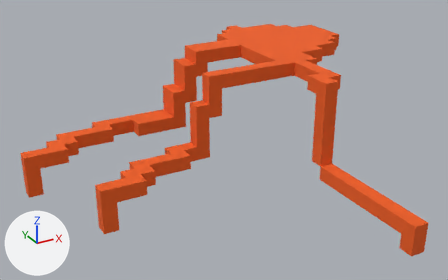
A saved change to the OBJ model models/lava/lava.obj.
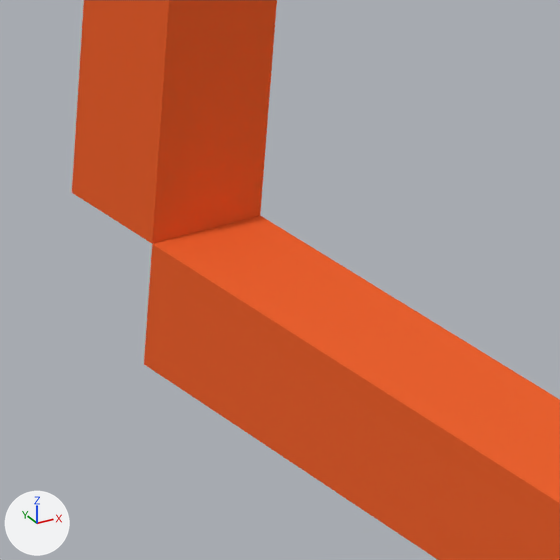
Each version appears first whole from a 50 mm lens placed at (-33.8, -65.2, 45.8), pointed at (4.4, 4.4, 11.0), and next in a close-up on the part from 68% to 81% of the width and 50% to 72% of the height. Lighting does not change. The marker at lower left points along +X, +Y and +Z. Where no turn or scale is listed for an object, it has been applied to the vertices. Vertices at the same position are counted once.

Objects in the first close-up: 'lava'.
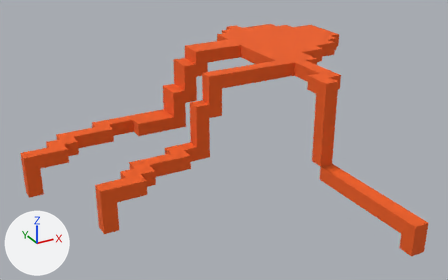
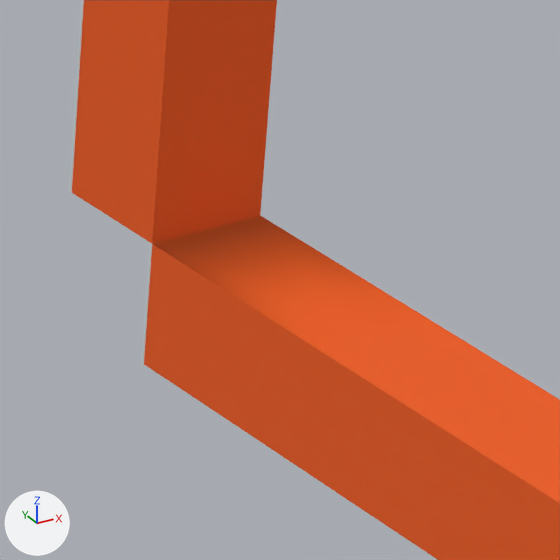
What changed in the scene script:
```text
Change me_lava:
    used by ob_lava; location = (0.0, 0.0, 0.0)
    remove me_lava.from_pydata(...)  # 185 vertices, 366 faces; spans x -21.0..33.0, y -22.0..30.0, z 4.0..20.0
    add me_lava.from_pydata(...)  # 423 vertices, 821 faces; spans x -21.0..33.0, y -22.0..30.0, z 4.0..20.0
    me_lava part 1: 238 vertices added at x -21.0..32.4, y -22.0..29.3, z 4.0..20.0
```

Changed parts and their boxes [x1, y1, x2, y2] in the close-ups (560 x 560 px):
part 1 of me_lava, added (orange): after [72, 0, 560, 560]
